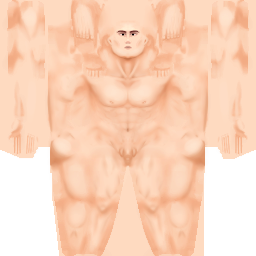
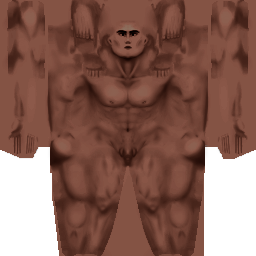
Before/after of a 256×256 layered artwork. What changed in the layer stack:
added group "MaleBody05" with 7 layers above "MaleBody04" over (0, 0, 256, 256)
added layer "color" (1st of 4, in "MaleBody05") (color) in group "MaleBody05" over (0, 0, 256, 256)
added layer "MaleBody01" (1st of 6, in "MaleBody05") in group "MaleBody05" over (114, 24, 142, 53)
added layer "Background" (1st of 5, in "MaleBody05") in group "MaleBody05" over (0, 0, 256, 256)
hid group "MaleBody01" (5th of 6) (4 layers) over (0, 0, 256, 256)
